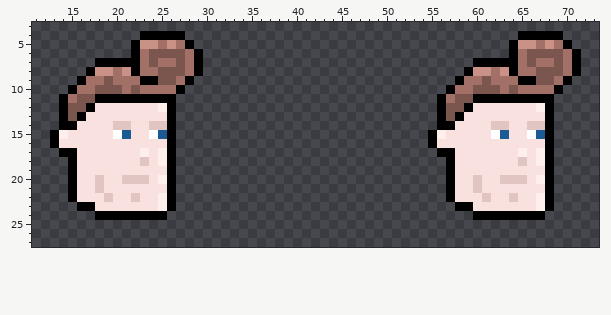
Sprite sheet -- Mayday.Game/Content/Images/Heads_1.png. This is how it looked before the edit.
The file is 84x62 pixels. Shown: x 11..73, y 3..27.
After the commit:
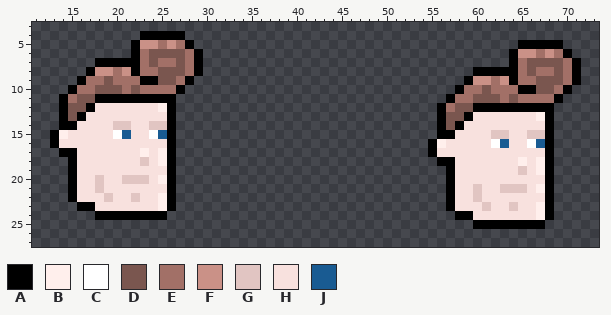
Palette (. is transparent): A #000000  B #ffefec  C #ffffff  D #7a564f  E #a27067  F #ca9187  G #e1c5c2  H #f8e1de  J #195b92
Edits made:
y 4: x 65..69 AAAAA -> .....
y 5: x 64..70 AFFEFEA -> .AAAAA.
y 6: x 65..71 EDDDDEA -> FFEFEA.
y 7: x 60..63 AAAA -> ....; x 67..68 EE -> DD
y 8: x 59..63 AFFEF -> .AAAA; x 66..68 EDD -> DEE
y 9: x 58..61 AEED -> .AFF; x 63..66 EEAA -> FAEE; x 69..71 EA. -> DEA
y 10: x 57..58 AE -> .A; x 60 D -> E; x 62 D -> E; x 64..70 DEEEEA. -> EAADDEA
y 11: x 56..69 AEDDAAAAAAAAA. -> .AEEDDDEDEEEEA
y 12: x 57 D -> E; x 59..67 AHHHHHHHB -> DAAAAAAAA
y 13: x 58..59 AH -> DA; x 67 H -> B
y 14: x 57..58 AH -> DA; x 62..63 GG -> HH; x 66..67 GG -> HH
y 15: x 55..57 ABH -> .AA; x 62..63 CJ -> GG; x 66..67 CJ -> GG
y 16: x 56 H -> B; x 62..63 HH -> CJ; x 66..67 HH -> CJ
y 17: x 55..57 .AA -> AHH; x 65 B -> H; x 67 B -> H
y 18: x 56 . -> A; x 65 G -> B
y 19: x 65 H -> G; x 67 H -> B
y 20: x 60 G -> H; x 63..65 GGG -> HHH; x 67 B -> H
y 21: x 63..65 HHH -> GGG; x 67 H -> B
y 22: x 60..61 HG -> GH; x 64 G -> H; x 67 B -> H
y 23: x 57..59 .AA -> AHH; x 61 H -> G; x 64 H -> G
y 24: x 58..68 ..AAAAAAAA. -> AAHHHHHHHBA
y 25: x 60..67 ........ -> AAAAAAAA
